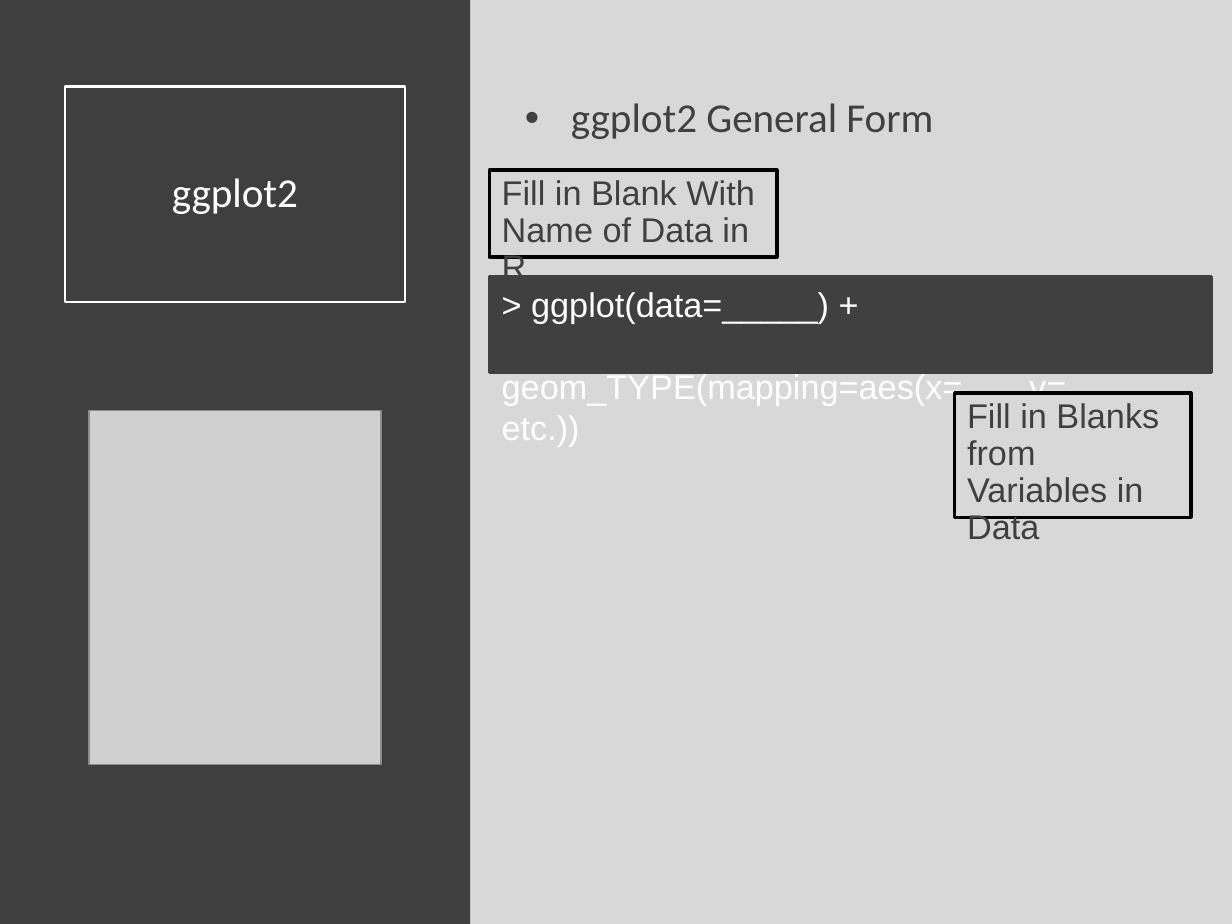
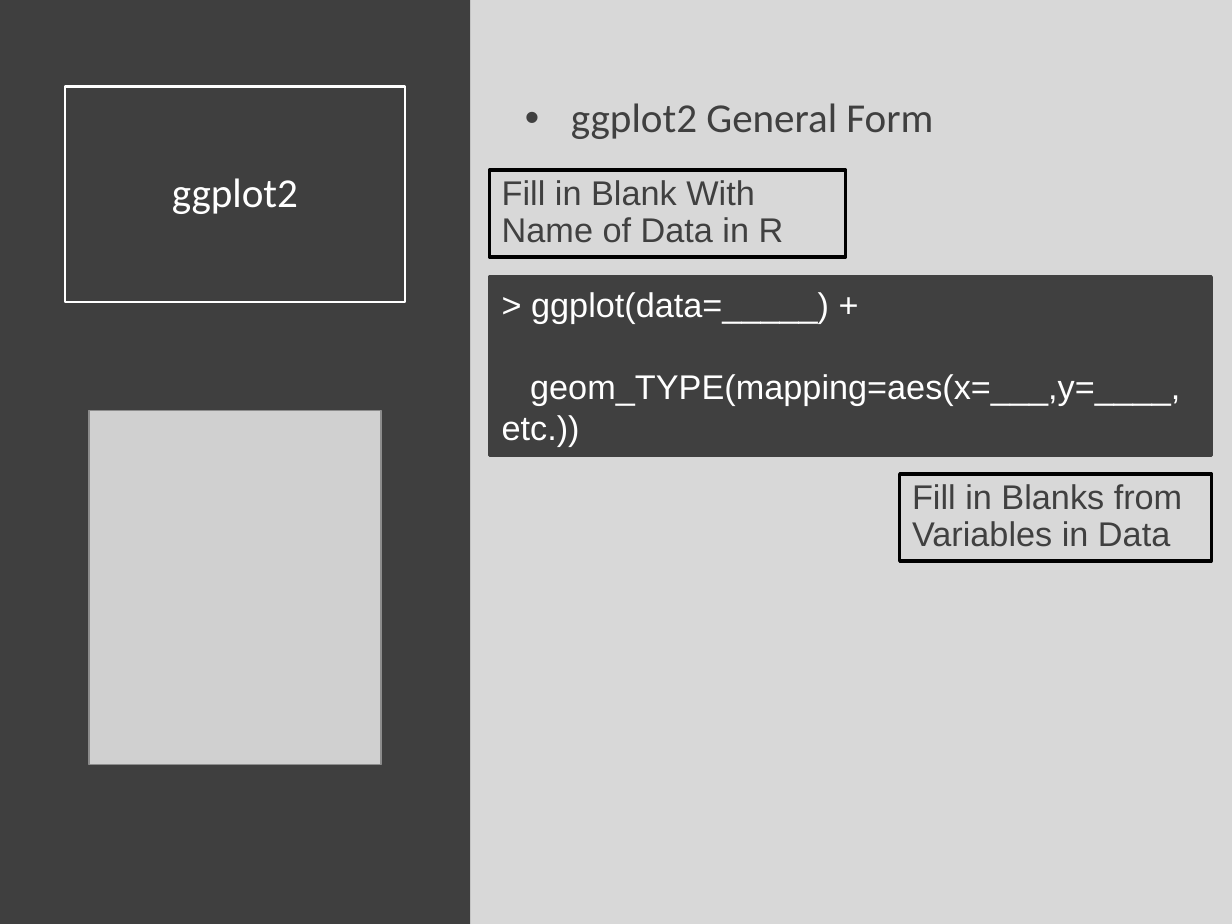
Before and after one commit to SuperMarioGiacomazzo/STOR320_WEBSITE, a slide deck: slide 7 of Lecture/Data Visualization/Data_Visualization_Lecture.pptx. Drawn at 1232x924 pixels with LibreOffice and Linux fonts; fonts in the diff are those of the drawing; grey boxes stand for pictures. Boxes give left, top, right and bottom in pixels: in the first picture for what was removed or moved away, otherwise in the second. Text is boxed around its words. In the diff, an @@ line names an element or a change of style, - is before the commit and + after.

```diff
--- a/Lecture/Data Visualization/Data_Visualization_Lecture.pptx
+++ b/Lecture/Data Visualization/Data_Visualization_Lecture.pptx
@@ rectangle "Fill in Blank With Name ...": place and size @@
-rectangle "Fill in Blank With Name ..." at bbox=[489, 170, 776, 257]
+rectangle "Fill in Blank With Name ..." at bbox=[489, 170, 845, 257]
@@ rectangle "> ggplot(data=_____) +": place and size @@
-rectangle "> ggplot(data=_____) +" at bbox=[489, 277, 1211, 372]
+rectangle "> ggplot(data=_____) +" at bbox=[489, 277, 1211, 456]
@@ rectangle "Fill in Blanks from Variables ...": place and size @@
-rectangle "Fill in Blanks from Variables ..." at bbox=[955, 393, 1191, 517]
+rectangle "Fill in Blanks from Variables ..." at bbox=[899, 474, 1211, 562]
```
Also in this commit, not shown: 2 other slides changed, 6 other files.
